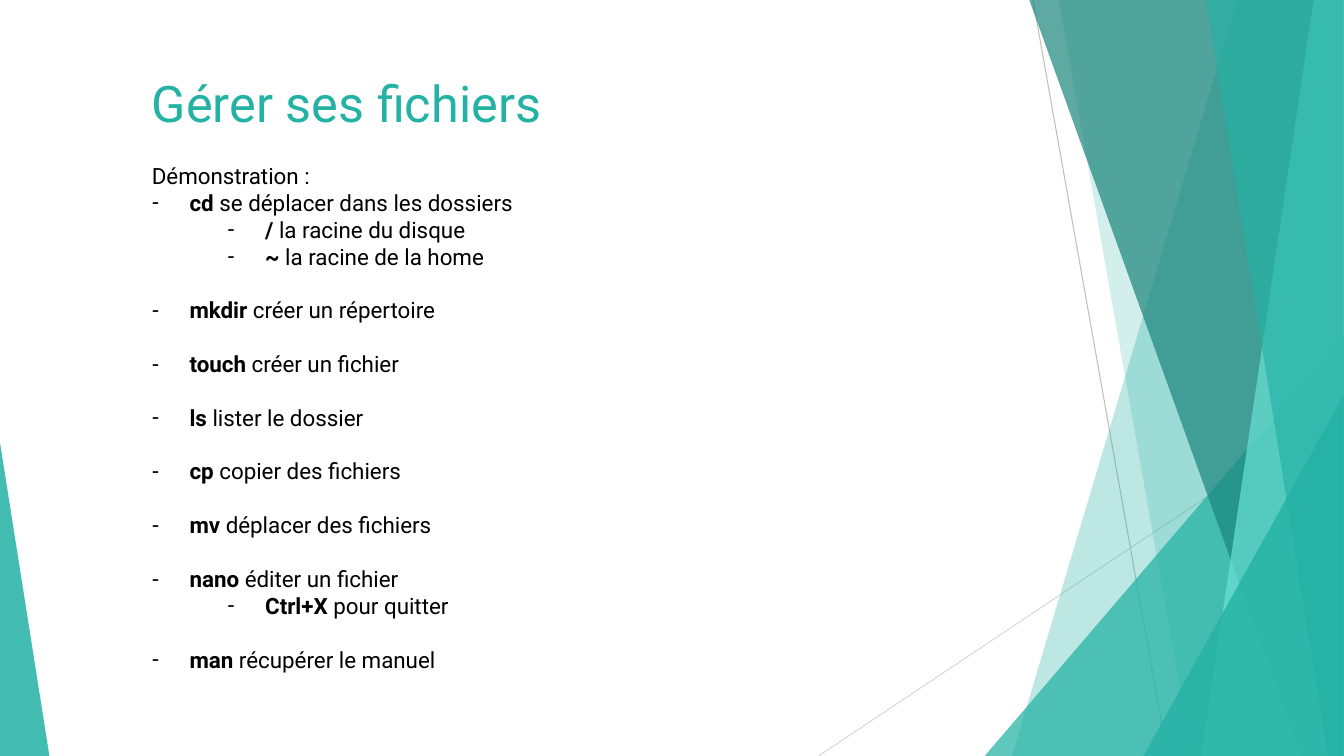
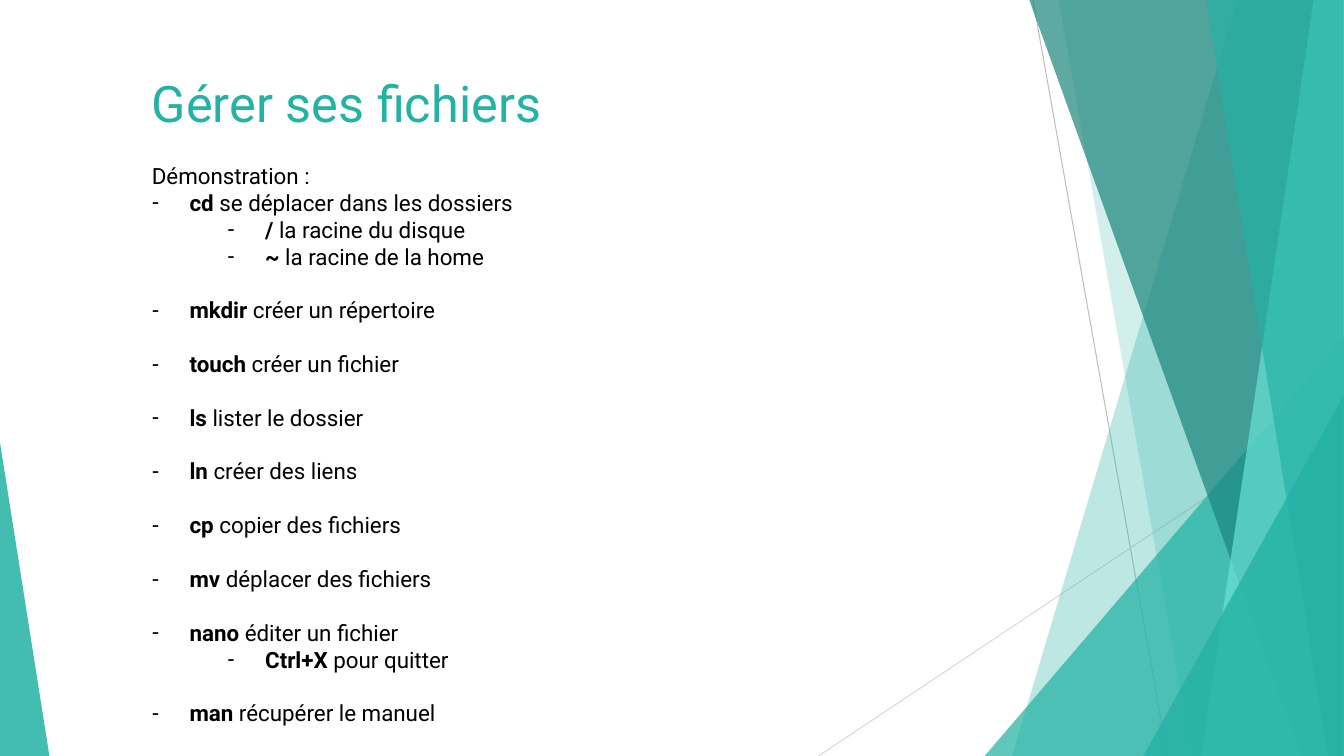
Before and after one commit to Lyon-Ynov-Campus/Docs, a slide deck: slide 12 of Ymmersions/Ymmersion - Linux.pptx. Drawn at 1344x756 pixels with LibreOffice and Linux fonts; fonts in the diff are those of the drawing. Boxes give left, top, right and bottom in pixels: in the first picture for what was removed or moved away, otherwise in the second. Text is boxed around its words. In the diff, an @@ line names an element or a change of style, - is before the commit and + after.

Commit message:
change commands cours linux

```diff
--- a/Ymmersions/Ymmersion - Linux.pptx
+++ b/Ymmersions/Ymmersion - Linux.pptx
@@ text at (x1=190, y1=462, x2=358, y2=480): paragraph added @@
+– ln créer des liens
```
